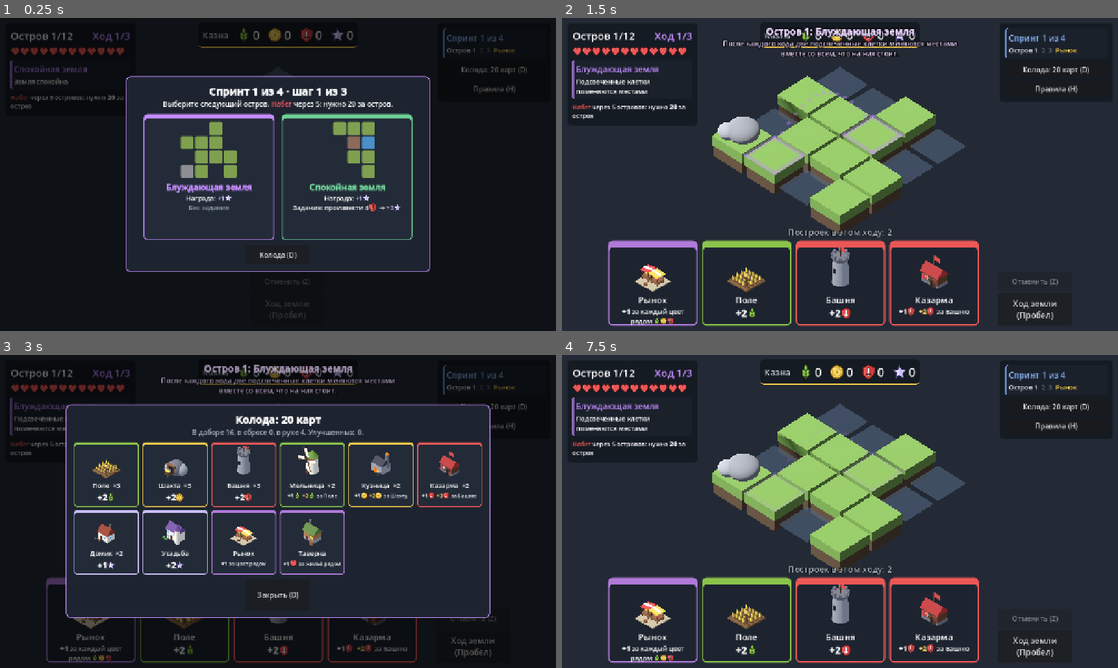
Above: before the commit, frames 1-4 (two rows, left to right).
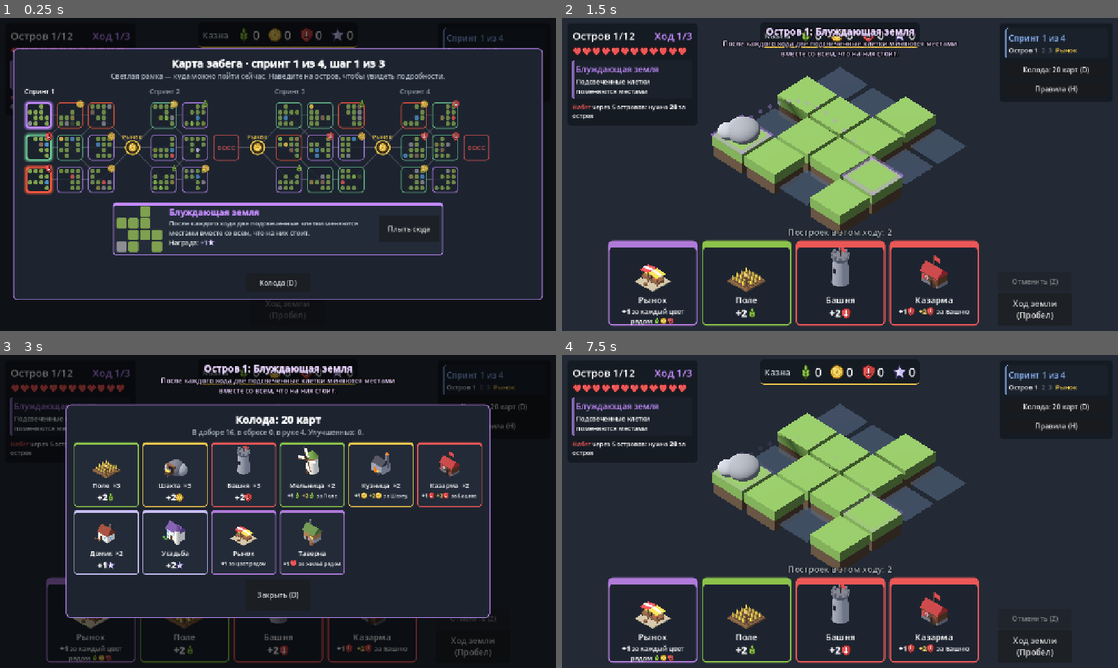
Above: after the commit, the same moments.

Repository: Klenart064/TinyBuilder
Game: Godot game, scene res://scenes/land.tscn
The game is run twice, just before and just after one commit, with the same random seed, the same clock (stepped at 60 frames per second) and the same inputs.
Inputs (mouse positions are in pixels of both pictures, inside the frame that each line leads up to):
- Up to frame 1 (0.25 s): no input
- Up to frame 2 (1.5 s): click (773, 177) at 0.52 s; click (600, 115) at 1.27 s
- Up to frame 3 (3 s): click "Колода: 20 карт (D)" at 2 s; click "Правила (H)" at 2.75 s
- Up to frame 4 (7.5 s): click (650, 621) at 3.52 s; click (745, 621) at 4.27 s; click (840, 621) at 5.02 s; click (934, 621) at 5.77 s; click "Ход земли (Пробел)" at 6.5 s; click "Закрыть (D)" at 7.25 s

The runs differ from the first frame. In frame 1, 50% of the frame differs, in the area x 2-98%, y 9-90%; in frame 2, 1.3%; in frame 3, 0.9%; in frame 4, 0.1%.

Commit message:
Карта всего забега: дорожки, развилки, рынки и боссы видны сразу
Co-Authored-By: Claude Opus 5.5 <noreply@anthropic.com>
Claude-Session: https://claude.ai/code/session_01GWFi4cmEzcqoLhgq4Ji4Ad

Diff:
--- a/data/land/run.json
+++ b/data/land/run.json
@@ -70,7 +70,8 @@
   "task_reward": {"wild": 3},
   "danger_task_mult": 2,
   "_sprints_help": "Забег: спринты по layers островов, на каждом шаге выбор из choices островов. boss — последний остров спринта: на нём нужно произвести need ресурсов всего (джокеры тоже считаются); каждая недостающая единица — life_per_missing жизней. После спринта — рынок.",
-  "choices": 2,
+  "_lanes_help": "Карта забега: сколько дорожек (островов на шаге). Из острова можно пойти на свою или соседнюю дорожку.",
+  "lanes": 3,
   "sprints": [
     {"layers": 3},
     {
--- a/scripts/land/land_run.gd
+++ b/scripts/land/land_run.gd
@@ -25,6 +25,9 @@
 var island: Dictionary = {}
 ## Варианты следующего острова (карта): [остров, ...]
 var choices: Array = []
+## Карта забега: [спринт][шаг] → [остров, ...]; pos_lane — дорожка, где стоит игрок (-1 — начало спринта)
+var run_map: Array = []
+var pos_lane := -1
 ## Что делать после итога острова: "map", "market", "over"
 var phase := "map"
 
@@ -75,6 +78,8 @@
 	turn = 1
 	plays_left = 0
 	phase = "map"
+	pos_lane = -1
+	_gen_map()
 	_make_choices()
 
 
@@ -118,18 +123,76 @@
 	return {}
 
 
+## Вся карта забега генерируется сразу: map[спринт][шаг] = [остров, ...].
+## У острова "lane" (дорожка) и "next" — дорожки следующего шага, куда из него можно пойти.
+## Последний шаг спринта с боссом — один остров. После спринта — рынок, с него можно на любой остров.
+func _gen_map() -> void:
+	run_map = []
+	var lanes := int(data.run.get("lanes", 3))
+	var idx := 0
+	for si in sprints().size():
+		var s: Dictionary = sprints()[si]
+		var layers := []
+		for li in int(s["layers"]):
+			idx += 1
+			var boss: Dictionary = s["boss"] if s.has("boss") and li == int(s["layers"]) - 1 else {}
+			var n := 1 if not boss.is_empty() else lanes
+			var row := []
+			for k in n:
+				var isl: Dictionary = LandGen.make_field(data, rng, idx)
+				isl["lane"] = k if boss.is_empty() else (lanes - 1) / 2
+				isl["sprint"] = si
+				isl["layer"] = li
+				isl["next"] = []
+				isl["visited"] = false
+				if not boss.is_empty():
+					isl["boss"] = boss
+					isl["task"] = {}
+					isl["event"] = ""
+					isl["danger"] = false
+					isl["reward"] = s.get("boss_reward", isl["reward"])
+				row.append(isl)
+			layers.append(row)
+		# Связи между шагами: соседние дорожки, у каждого острова 1–2 выхода, у каждого есть вход
+		for li in layers.size() - 1:
+			var cur: Array = layers[li]
+			var nxt: Array = layers[li + 1]
+			if nxt.size() == 1 or cur.size() == 1:
+				for isl in cur:
+					isl["next"] = range(nxt.size())
+				continue
+			for isl in cur:
+				var l: int = isl["lane"]
+				var opts := [l]
+				if l > 0 and rng.randf() < 0.5:
+					opts.append(l - 1)
+				if l < nxt.size() - 1 and rng.randf() < 0.5:
+					opts.append(l + 1)
+				isl["next"] = opts
+			for t in nxt.size():
+				var has_in := false
+				for isl in cur:
+					if t in isl["next"]:
+						has_in = true
+				if not has_in:
+					cur[clampi(t, 0, cur.size() - 1)]["next"].append(t)
+		run_map.append(layers)
+
+
+## Острова, доступные на текущем шаге (по пути от предыдущего острова).
 func _make_choices() -> void:
+	var row: Array = run_map[sprint][layer]
+	if layer == 0 or pos_lane < 0:
+		choices = row.duplicate()
+		return
+	var prev: Dictionary = {}
+	for isl in run_map[sprint][layer - 1]:
+		if int(isl["lane"]) == pos_lane:
+			prev = isl
 	choices = []
-	var boss := _boss_here()
-	var n := 1 if not boss.is_empty() else int(data.run.get("choices", 2))
-	for _k in n:
-		var isl: Dictionary = LandGen.make_field(data, rng, field_index + 1)
-		if not boss.is_empty():
-			isl["boss"] = boss
-			isl["task"] = {}
-			isl["event"] = ""
-			isl["danger"] = false
-		choices.append(isl)
+	for isl in row:
+		if int(isl["lane"]) in prev.get("next", []) or row.size() == 1:
+			choices.append(isl)
 
 
 ## Выбор острова на карте и вход на него.
@@ -137,6 +200,8 @@
 	if phase != "map" or i < 0 or i >= choices.size():
 		return
 	island = choices[i]
+	island["visited"] = true
+	pos_lane = int(island["lane"])
 	choices = []
 	field_index += 1
 	field = island["field"]
@@ -466,6 +531,7 @@
 		return
 	sprint += 1
 	layer = 0
+	pos_lane = -1
 	market = {}
 	phase = "map"
 	_make_choices()
--- a/scripts/view/land_main.gd
+++ b/scripts/view/land_main.gd
@@ -1587,81 +1587,188 @@
 
 # ---------------------------------------------------------------- Карта маршрута
 
+var map_detail: VBoxContainer
+var map_hover: Dictionary = {}
+
 func _show_map() -> void:
 	_clear_overlay()
 	overlay_mode = "map"
 	var sp: Dictionary = run.sprint_info()
-	var s := "[center][b][font_size=24]Спринт %d из %d · шаг %d из %d[/font_size][/b]\n" % [run.sprint + 1, run.sprints().size(), run.layer + 1, int(sp["layers"])]
-	var nb: Dictionary = run.next_boss()
-	if run.choices.size() == 1 and run.choices[0].has("boss"):
-		s += "[color=#eb5757]Босс! Произведите на острове [b]%d[/b] всего, иначе −1%s за каждую недостающую единицу.[/color]" % [int(run.choices[0]["boss"]["need"]), _heart_img()]
-	else:
-		s += "Выберите следующий остров."
-		if not nb.is_empty():
-			s += " [color=#eb5757]%s[/color] через %d: нужно %d за остров." % [nb["name"], int(nb["islands_left"]), int(nb["need"])]
-	s += "[/center]"
-	var row := HBoxContainer.new()
-	row.alignment = BoxContainer.ALIGNMENT_CENTER
-	row.add_theme_constant_override("separation", 18)
-	overlay_body.add_child(row)
-	for i in run.choices.size():
-		row.add_child(_island_card(run.choices[i], i))
+	var s := "[center][b][font_size=24]Карта забега · спринт %d из %d, шаг %d из %d[/font_size][/b]\n" % [run.sprint + 1, run.sprints().size(), run.layer + 1, int(sp["layers"])]
+	s += "[color=#a9b4c0]Светлая рамка — куда можно пойти сейчас. Наведите на остров, чтобы увидеть подробности.[/color][/center]"
+	overlay_body.add_child(_map_canvas())
+	map_detail = VBoxContainer.new()
+	map_detail.custom_minimum_size = Vector2(0, 150)
+	overlay_body.add_child(map_detail)
+	map_hover = run.choices[0] if not run.choices.is_empty() else {}
+	_refresh_map_detail()
 	var deck_b := _overlay_button("Колода (D)", _show_deck)
 	deck_b.custom_minimum_size = Vector2(150, 44)
-	_show_overlay(s, 700)
-
-
-func _island_card(isl: Dictionary, i: int) -> Button:
-	var danger: bool = isl.get("danger", false)
-	var boss: bool = isl.has("boss")
+	_show_overlay(s, 1220)
+
+
+const MAP_COL := 72.0
+const MAP_ROW := 74.0
+const MAP_NODE := 60.0
+
+## Холст карты: колонки — шаги (между спринтами — рынок), строки — дорожки.
+func _map_canvas() -> Control:
+	var lanes := int(data.run.get("lanes", 3))
+	var canvas := Control.new()
+	var cols := 0
+	for si in run.run_map.size():
+		cols += run.run_map[si].size() + (1 if si < run.run_map.size() - 1 else 0)
+	canvas.custom_minimum_size = Vector2(cols * MAP_COL + 10, lanes * MAP_ROW + 34)
+	var pos := {}      # остров (по id) → центр
+	var markets := []  # центры рынков
+	var col := 0
+	var heads := []
+	for si in run.run_map.size():
+		var start_x := col * MAP_COL
+		for li in run.run_map[si].size():
+			for isl in run.run_map[si][li]:
+				var y := 30 + (float(isl["lane"]) + 0.5) * MAP_ROW
+				var c := Vector2(col * MAP_COL + MAP_COL / 2 + 5, y)
+				pos[_isl_key(isl)] = c
+				canvas.add_child(_map_node(isl, c))
+			col += 1
+		heads.append([start_x, col * MAP_COL, si])
+		if si < run.run_map.size() - 1:
+			var mc := Vector2(col * MAP_COL + MAP_COL / 2 + 5, 30 + lanes * MAP_ROW / 2.0)
+			markets.append(mc)
+			var ml := _label("Рынок", 14, Color("#f2c94c"))
+			ml.position = mc - Vector2(24, 34)
+			canvas.add_child(ml)
+			col += 1
+	for h in heads:
+		var lbl := _label("Спринт %d" % (h[2] + 1), 15, Color.WHITE if h[2] == run.sprint else Color("#8a96a3"))
+		lbl.position = Vector2(h[0] + 8, 0)
+		canvas.add_child(lbl)
+	canvas.draw.connect(func(): _draw_map(canvas, pos, markets))
+	return canvas
+
+
+func _isl_key(isl: Dictionary) -> String:
+	return "%d_%d_%d" % [int(isl["sprint"]), int(isl["layer"]), int(isl["lane"])]
+
+
+func _draw_map(canvas: Control, pos: Dictionary, markets: Array) -> void:
+	var dim := Color(1, 1, 1, 0.18)
+	var lit := Color("#f2c94c")
+	for si in run.run_map.size():
+		var layers: Array = run.run_map[si]
+		for li in layers.size():
+			for isl in layers[li]:
+				var a: Vector2 = pos[_isl_key(isl)]
+				if li < layers.size() - 1:
+					for t in layers[li + 1]:
+						if int(t["lane"]) in isl["next"]:
+							var on: bool = isl["visited"] and t["visited"]
+							canvas.draw_line(a, pos[_isl_key(t)], lit if on else dim, 4.0 if on else 2.0, true)
+				elif si < markets.size():
+					canvas.draw_line(a, markets[si], lit if isl["visited"] else dim, 4.0 if isl["visited"] else 2.0, true)
+			if li == 0 and si > 0:
+				for isl in layers[0]:
+					canvas.draw_line(markets[si - 1], pos[_isl_key(isl)], lit if isl["visited"] else dim, 4.0 if isl["visited"] else 2.0, true)
+	for m in markets:
+		canvas.draw_circle(m, 16, Color("#3a3220"))
+		canvas.draw_arc(m, 16, 0, TAU, 24, Color("#f2c94c"), 3, true)
+		var tex := _icon("gold")
+		canvas.draw_texture_rect(tex, Rect2(m - Vector2(11, 11), Vector2(22, 22)), false)
+
+
+## Остров на карте: схема 4×4 в рамке цвета земли; доступные — яркие и кликабельные.
+func _map_node(isl: Dictionary, c: Vector2) -> Button:
+	var avail: bool = run.phase == "map" and isl in run.choices
+	var visited: bool = isl["visited"]
 	var b := Button.new()
-	b.custom_minimum_size = Vector2(300, 0)
 	b.focus_mode = Control.FOCUS_NONE
-	var accent := Color("#eb5757") if boss else (DANGER_COLOR if danger else (LAND_COLOR if isl["event"] != "" else Color("#6fcf97")))
-	for state in ["normal", "hover", "pressed"]:
+	b.size = Vector2(MAP_NODE, MAP_NODE)
+	b.position = c - b.size / 2
+	var accent := _island_accent(isl)
+	for state in ["normal", "hover", "pressed", "disabled"]:
 		var sb := StyleBoxFlat.new()
-		sb.bg_color = Color("#2a3442") if state == "hover" else Color("#232b38")
-		sb.border_color = accent
-		sb.set_border_width_all(3 if state == "hover" else 2)
-		sb.border_width_top = 10
+		sb.bg_color = Color("#2a3442") if state == "hover" else Color("#1b222c")
+		sb.border_color = Color.WHITE if (avail and state == "hover") else accent
+		sb.set_border_width_all(4 if avail else 2)
 		sb.set_corner_radius_all(8)
+		if avail:
+			sb.shadow_color = Color(accent, 0.6)
+			sb.shadow_size = 6
 		b.add_theme_stylebox_override(state, sb)
-	b.pressed.connect(_on_choose_island.bind(i))
-	var m := MarginContainer.new()
-	m.set_anchors_preset(Control.PRESET_FULL_RECT)
-	m.mouse_filter = Control.MOUSE_FILTER_IGNORE
-	for side in ["left", "right", "bottom"]:
-		m.add_theme_constant_override("margin_" + side, 12)
-	m.add_theme_constant_override("margin_top", 18)
-	b.add_child(m)
-	var v := VBoxContainer.new()
-	v.mouse_filter = Control.MOUSE_FILTER_IGNORE
-	v.add_theme_constant_override("separation", 8)
-	m.add_child(v)
-	var gc := CenterContainer.new()
-	gc.mouse_filter = Control.MOUSE_FILTER_IGNORE
-	gc.add_child(_mini_field(isl["field"], 30))
-	v.add_child(gc)
+	if not avail:
+		b.modulate = Color(1, 1, 1, 0.45 if visited or isl["layer"] < run.layer or isl["sprint"] < run.sprint else 0.8)
+	var cc := CenterContainer.new()
+	cc.set_anchors_preset(Control.PRESET_FULL_RECT)
+	cc.mouse_filter = Control.MOUSE_FILTER_IGNORE
+	if isl.has("boss"):
+		var bl := _label("БОСС", 15, Color("#eb5757"))
+		cc.add_child(bl)
+	else:
+		cc.add_child(_mini_field(isl["field"], 10))
+	b.add_child(cc)
+	if not isl.get("task", {}).is_empty():
+		var tr := _icon_rect(_icon(isl["task"].keys()[0]), 20)
+		tr.position = Vector2(MAP_NODE - 16, -6)
+		b.add_child(tr)
+	if visited:
+		var v := _label("✔", 18, Color("#6fcf97"))
+		v.position = Vector2(-4, -10)
+		b.add_child(v)
+	b.mouse_entered.connect(func(): map_hover = isl; _refresh_map_detail())
+	if avail:
+		b.pressed.connect(_on_choose_island.bind(run.choices.find(isl)))
+	return b
+
+
+func _island_accent(isl: Dictionary) -> Color:
+	if isl.has("boss"):
+		return Color("#eb5757")
+	if isl.get("danger", false):
+		return DANGER_COLOR
+	return LAND_COLOR if isl["event"] != "" else Color("#6fcf97")
+
+
+## Подробности острова под картой.
+func _refresh_map_detail() -> void:
+	if map_detail == null or not is_instance_valid(map_detail):
+		return
+	_clear(map_detail)
+	if map_hover.is_empty():
+		return
+	var isl := map_hover
+	var avail: bool = isl in run.choices
+	var p := _box_panel(_island_accent(isl), 760)
+	var h := HBoxContainer.new()
+	h.add_theme_constant_override("separation", 16)
+	p.get_child(0).add_child(h)
+	h.add_child(_mini_field(isl["field"], 24))
 	var t := ""
-	if boss:
-		t += "[font_size=20][b][color=#eb5757]Босс: %s[/color][/b][/font_size]\nНужно произвести [b]%d[/b] всего\n" % [isl["boss"]["name"], int(isl["boss"]["need"])]
+	if isl.has("boss"):
+		t += "[font_size=20][b][color=#eb5757]Босс: %s[/color][/b][/font_size]\nПроизведите на острове [b]%d[/b] всего, иначе −1%s за каждую недостающую единицу.\n" % [isl["boss"]["name"], int(isl["boss"]["need"]), _heart_img()]
 	else:
-		var ev: Dictionary = data.events.get(isl["event"], {"name": "Спокойная земля"})
-		t += "[font_size=19][b][color=%s]%s[/color][/b][/font_size]\n" % [accent.to_html(false), ev["name"]]
-		if danger:
-			t += "[color=#ff8a70]Опасно: рушит постройки[/color]\n"
-	t += "Награда: %s\n" % (_fmt(isl.get("reward", {}), true) if not isl.get("reward", {}).is_empty() else "нет")
+		var ev: Dictionary = data.events.get(isl["event"], {"name": "Спокойная земля", "desc": "Земля на этом острове не двигается."})
+		t += "[font_size=20][b][color=%s]%s[/color][/b][/font_size]%s\n[color=#c9d1d9]%s[/color]\n" % [_island_accent(isl).to_html(false), ev["name"], "  [color=#ff8a70]опасно[/color]" if isl.get("danger", false) else "", ev.get("desc", "")]
+	t += "Награда: %s" % (_fmt(isl.get("reward", {}), true) if not isl.get("reward", {}).is_empty() else "нет")
 	if not isl.get("task", {}).is_empty():
 		var tt := ""
 		for r in isl["task"]:
 			tt += "%d%s" % [int(isl["task"][r]), _img(r, 20)]
-		t += "Задание: произвести %s → %s" % [tt, _fmt(isl.get("task_reward", {}), true)]
-	else:
-		t += "[color=#8a96a3]Без задания[/color]"
-	var info := _rich_line("[center]%s[/center]" % t, 15)
-	v.add_child(info)
-	b.custom_minimum_size.y = 290
-	return b
+		t += "     Задание: произвести %s → %s" % [tt, _fmt(isl.get("task_reward", {}), true)]
+	var info := _rich_line(t, 15)
+	info.size_flags_horizontal = Control.SIZE_EXPAND_FILL
+	h.add_child(info)
+	if avail:
+		var go := Button.new()
+		go.text = "Плыть сюда"
+		go.focus_mode = Control.FOCUS_NONE
+		go.custom_minimum_size = Vector2(140, 60)
+		go.size_flags_vertical = Control.SIZE_SHRINK_CENTER
+		go.pressed.connect(_on_choose_island.bind(run.choices.find(isl)))
+		h.add_child(go)
+	var cc := CenterContainer.new()
+	cc.add_child(p)
+	map_detail.add_child(cc)
 
 
 ## Схема острова 4×4: земля, камни, озёра, готовые здания и местность.
--- a/tests/land_screenshot.gd
+++ b/tests/land_screenshot.gd
@@ -106,6 +106,8 @@
 	_save("land_map2.png")
 	# Босс
 	while not (r.choices.size() == 1 and r.choices[0].has("boss")):
+		if r.phase == "market":
+			r.leave_market()
 		r.choose_island(0)
 		for _t in 3:
 			r.end_turn()
--- a/tests/land_tests.gd
+++ b/tests/land_tests.gd
@@ -190,8 +190,18 @@
 func test_run_flow() -> void:
 	var run := LandRun.new()
 	run.start(data, 7)
-	_check(run.phase == "map" and run.choices.size() == 2, "забег начинается с карты: выбор из 2 островов")
+	_check(run.phase == "map" and run.choices.size() == int(data.run["lanes"]), "забег начинается с карты: на первом шаге доступны все дорожки")
+	var total := 0
+	var linked := true
+	for sp in run.run_map:
+		for li in sp.size():
+			total += sp[li].size()
+			for isl in sp[li]:
+				if li < sp.size() - 1 and isl["next"].is_empty():
+					linked = false
+	_check(run.run_map.size() == 4 and linked, "вся карта забега сгенерирована сразу, у каждого острова есть путь дальше (%d островов)" % total)
 	run.choose_island(1)
+	var from: Dictionary = run.island
 	_check(run.phase == "island" and run.hand.size() == 4 and run.turn == 1 and run.field_index == 1, "остров выбран: рука 4, ход 1")
 	var ev := run.event_type
 	LandBot.play_turn(run)
@@ -202,7 +212,11 @@
 	var stock_before: Dictionary = run.stock.duplicate()
 	var prod: Dictionary = run.score()["total"]
 	r = run.end_turn()
-	_check(r["field_done"] and run.phase == "map" and run.choices.size() == 2, "после 3 ходов — снова карта")
+	var lanes_ok := run.choices.size() >= 1
+	for isl in run.choices:
+		if not (int(isl["lane"]) in from["next"]):
+			lanes_ok = false
+	_check(r["field_done"] and run.phase == "map" and lanes_ok, "после 3 ходов — карта, доступны только связанные острова")
 	var ok := true
 	for res in prod:
 		if int(run.stock[res]) < int(stock_before[res]) + int(prod[res]):
